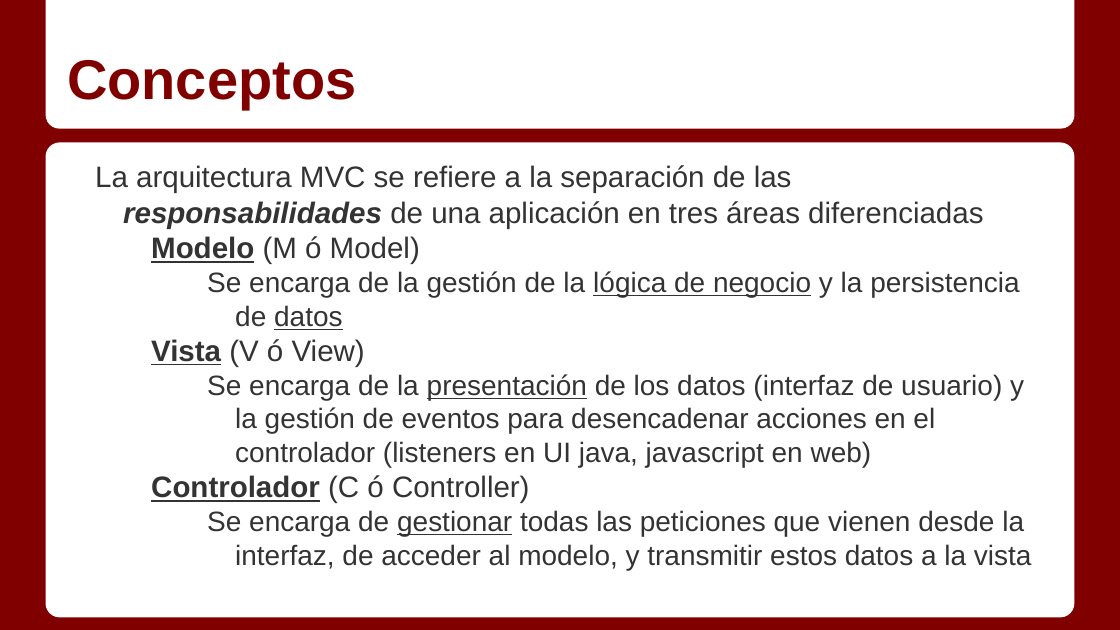
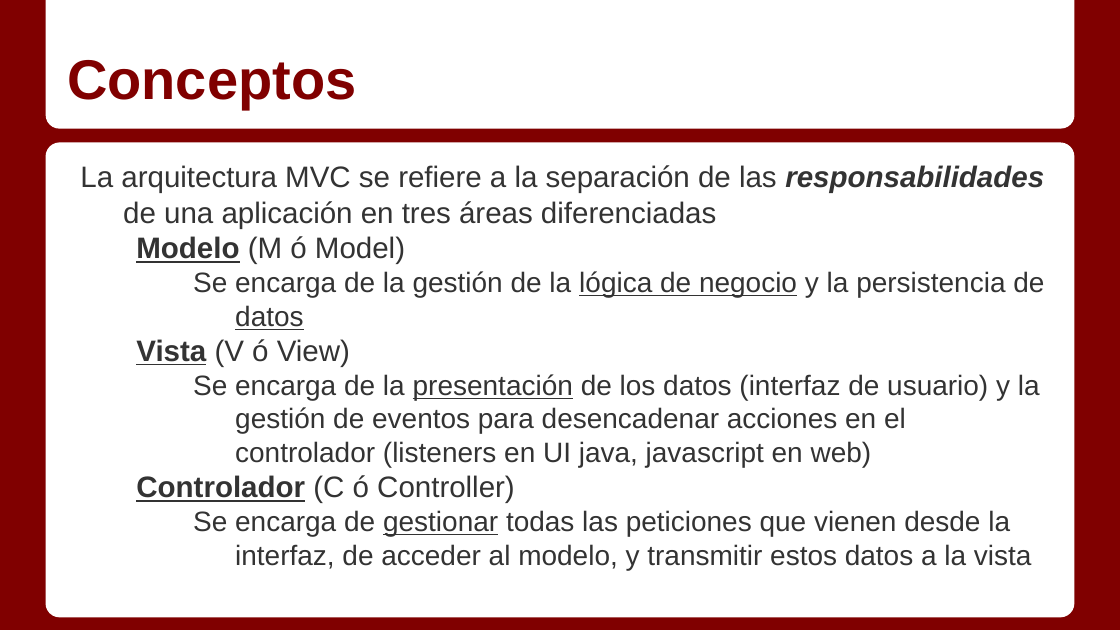
Before and after one commit to Gmuela/Apuntes, a slide deck: slide 2 of Servidor/Temas/1_7 - Arquitectura MVC (PHP).pptx. Drawn at 1120x630 pixels with LibreOffice and Linux fonts; fonts in the diff are those of the drawing. Boxes give left, top, right and bottom in pixels: in the first picture for what was removed or moved away, otherwise in the second. Text is boxed around its words. In the diff, an @@ line names an element or a change of style, - is before the commit and + after.

```diff
--- a/Servidor/Temas/1_7 - Arquitectura MVC (PHP).pptx
+++ b/Servidor/Temas/1_7 - Arquitectura MVC (PHP).pptx
@@ text "La arquitectura MVC se refiere ..." at box(80, 165, 1044, 570): indent changed @@
```
Also in this commit, not shown: 9 other slides changed, 1 other file.
